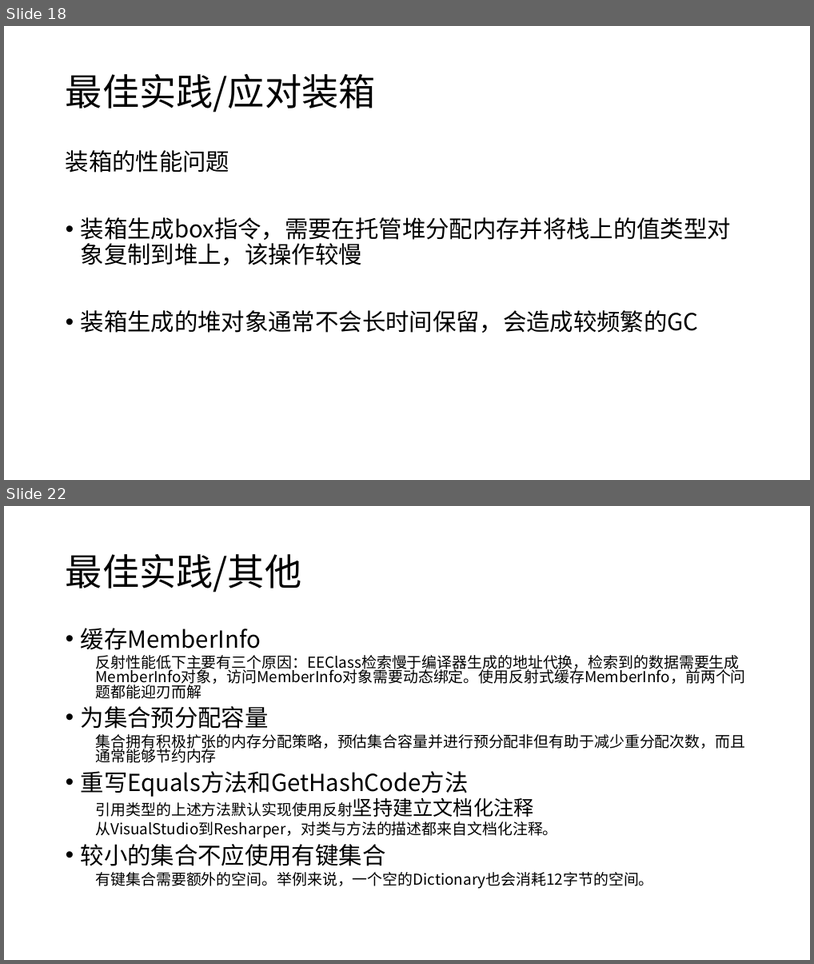
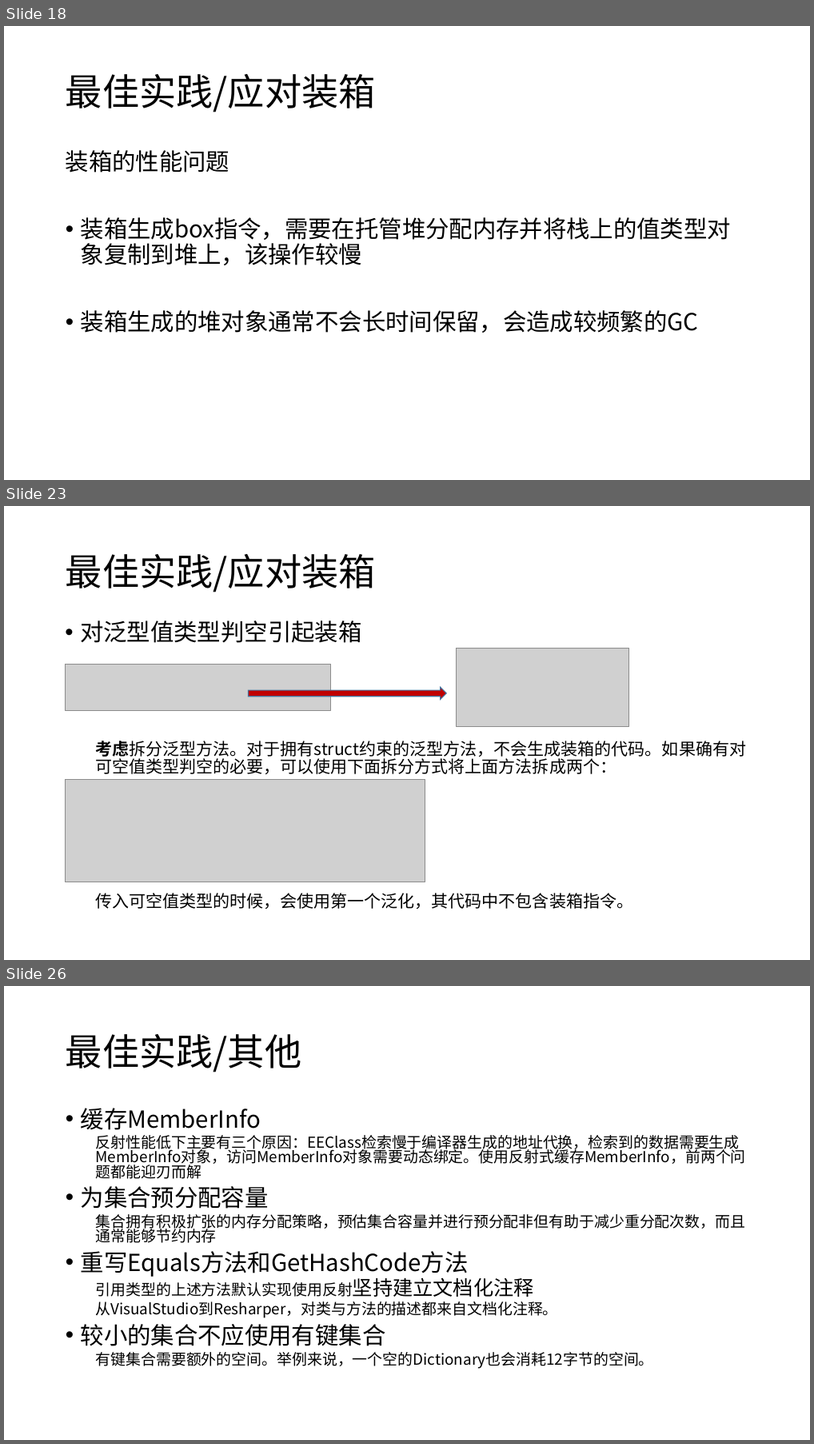
Before and after one commit to snakealpha/DotNetSession, a slide deck: pptx.pptx.pptx. Shown one above the other, each under a label of ours: slides 18 and 22 before the commit, slides 18, 23 and 26 after it; the slides between them are not shown. The pictures are 814x964 and 814x1444 pixels, drawn with LibreOffice and Linux fonts; fonts in the diff are those of the drawing; grey boxes stand for pictures. Boxes give left, top, right and bottom in pixels: in the first picture for what was removed or moved away, otherwise in the second. Text is boxed around its words. In the diff, an @@ line names an element or a change of style, - is before the commit and + after.

```diff
--- a/pptx.pptx.pptx
+++ b/pptx.pptx.pptx
@@ slide 23 added at <box>4,506,810,960</box>, background #FFFFFF @@
@@ title added at <box>66,554,376,592</box>, 44 pt, text #000000 @@
+最佳实践/应对装箱
@@ text added at <box>80,620,746,908</box>, 20 pt, text #000000 @@
+• 对泛型值类型判空引起装箱
+  考虑拆分泛型方法。对于拥有struct约束的泛型方法，不会生成装箱的代码。如果确有对可空值类型判空的必要，可以使用下面拆分方式将上面方法拆成两个：
+  传入可空值类型的时候，会使用第一个泛化，其代码中不包含装箱指令。
@@ picture added at <box>457,648,630,726</box> @@
@@ picture added at <box>65,664,331,710</box> @@
@@ right arrow added at <box>249,687,447,699</box>, fill #C00000, outline #43739E 1 pt @@
@@ picture added at <box>65,780,426,882</box> @@
@@ what was slide 22 is now slide 26 @@
```
Also in this commit, not shown: 4 slides changed, 3 other slides added, 1 other file.
